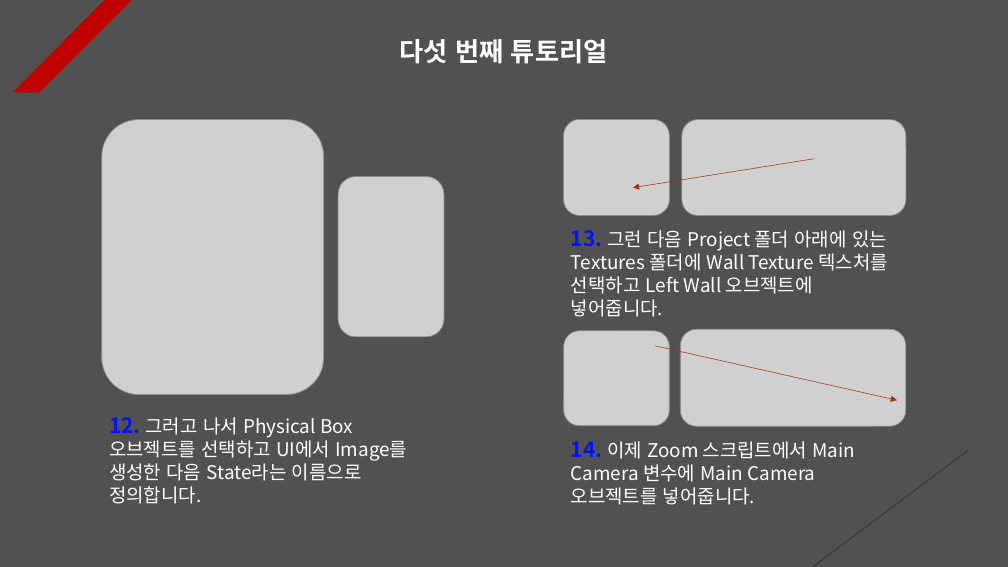
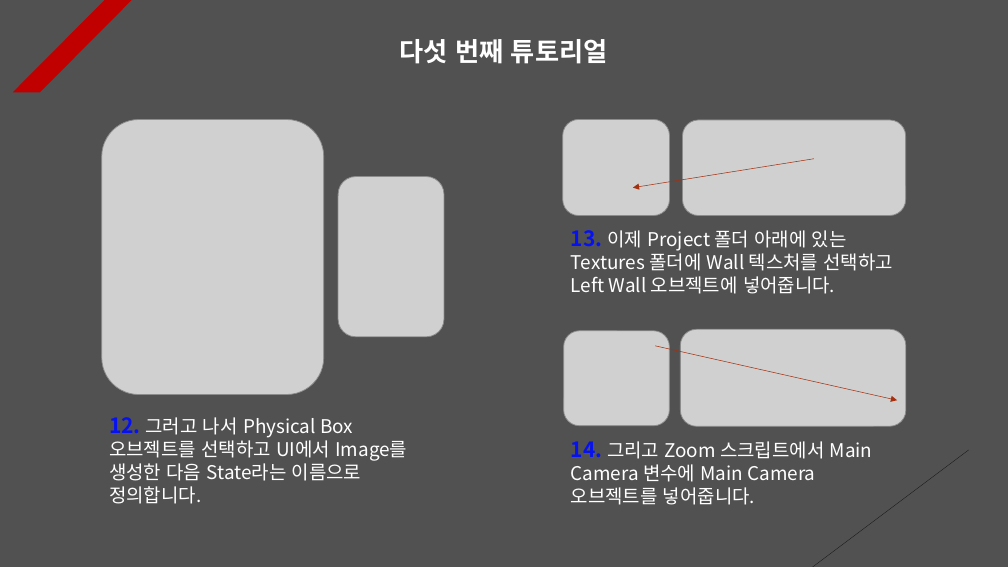
Before and after one commit to Unity2033/3D-UnityEngine, a slide deck: slide 5 of Assets/Class/Mouse Function/PPT Data/Mouse Example.pptx. Drawn at 1008x567 pixels with LibreOffice and Linux fonts; fonts in the diff are those of the drawing; grey boxes stand for pictures. Boxes give left, top, right and bottom in pixels: in the first picture for what was removed or moved away, otherwise in the second. Text is boxed around its words. In the diff, an @@ line names an element or a change of style, - is before the commit and + after.

```diff
--- a/Assets/Class/Mouse Function/PPT Data/Mouse Example.pptx
+++ b/Assets/Class/Mouse Function/PPT Data/Mouse Example.pptx
@@ text at [571,230,894,294]: text changed @@
-13. 그런 다음 Project 폴더 아래에 있는 Textures 폴더에 Wall Texture 텍스처를 선택하고 Left Wall 오브젝트에 넣어줍니다.
+13. 이제 Project 폴더 아래에 있는 Textures 폴더에 Wall 텍스처를 선택하고 Left Wall 오브젝트에 넣어줍니다.
@@ text at [571,441,873,505]: text changed @@
-14. 이제 Zoom 스크립트에서 Main Camera 변수에 Main Camera 오브젝트를 넣어줍니다.
+14. 그리고 Zoom 스크립트에서 Main Camera 변수에 Main Camera 오브젝트를 넣어줍니다.
```
Also in this commit, not shown: 3 other slides changed, 1 slide added, 37 other files.
